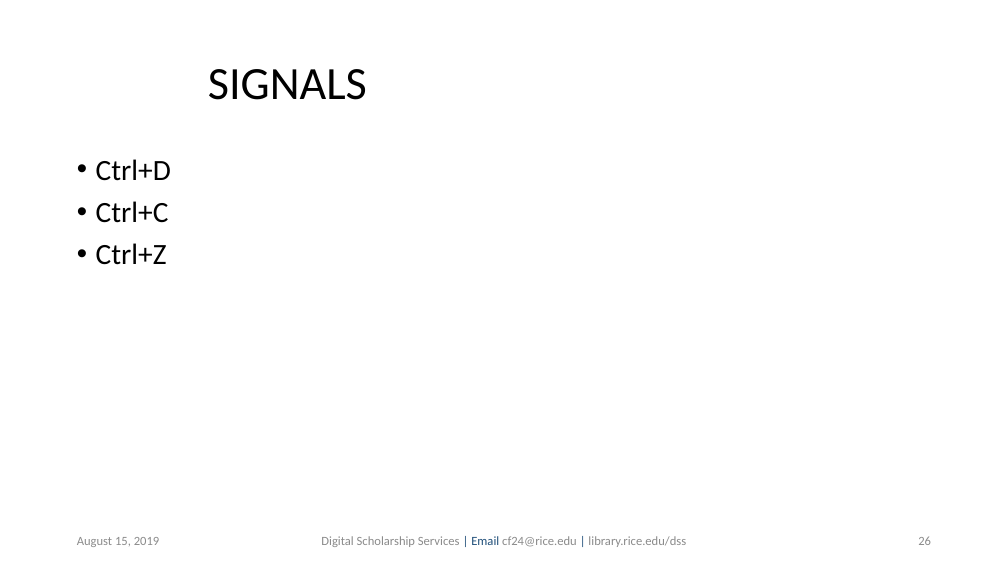
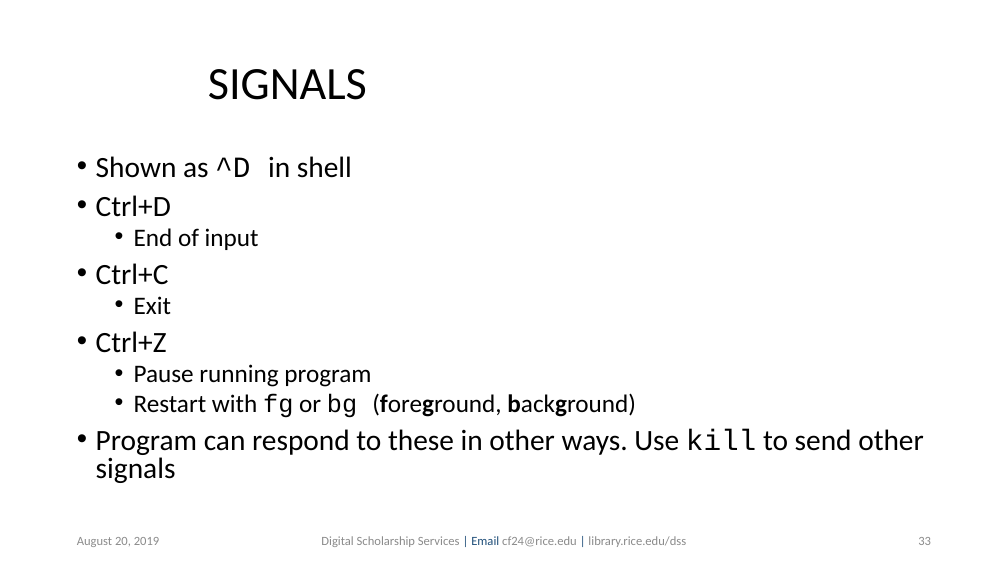
Before and after one commit to bakitybacon/rice-data-and-donuts, a slide deck: slide 33 of bash/Introduction to Bash.pptx (slide 26 before the commit). Drawn at 1008x567 pixels with LibreOffice and Linux fonts; fonts in the diff are those of the drawing; background and template pictures are left out. Boxes give left, top, right and bottom in pixels: in the first picture for what was removed or moved away, otherwise in the second. Text is boxed around its words. In the diff, an @@ line names an element or a change of style, - is before the commit and + after.

```diff
--- a/bash/Introduction to Bash.pptx
+++ b/bash/Introduction to Bash.pptx
@@ text at (x1=96, y1=156, x2=352, y2=178): paragraph added @@
+• Shown as ^D in shell
@@ text at (x1=96, y1=195, x2=171, y2=353): line spacing 0.9 to 0.8 @@
@@ text at (x1=134, y1=228, x2=259, y2=250): paragraph added @@
+  • End of input
@@ text at (x1=134, y1=296, x2=171, y2=314): paragraph added @@
+  • Exit
@@ text at (x1=96, y1=364, x2=924, y2=483): paragraphs added @@
+  • Pause running program
+  • Restart with fg or bg (foreground, background)
+• Program can respond to these in other ways. Use kill to send other signals
@@ text at (x1=77, y1=537, x2=160, y2=547): text changed @@
-August 15, 2019
+August 20, 2019
@@ page number at (x1=918, y1=537, x2=931, y2=545): text changed @@
-26
+33
```
Also in this commit, not shown: 41 other slides changed, 6 slides added, 1 slide removed.
